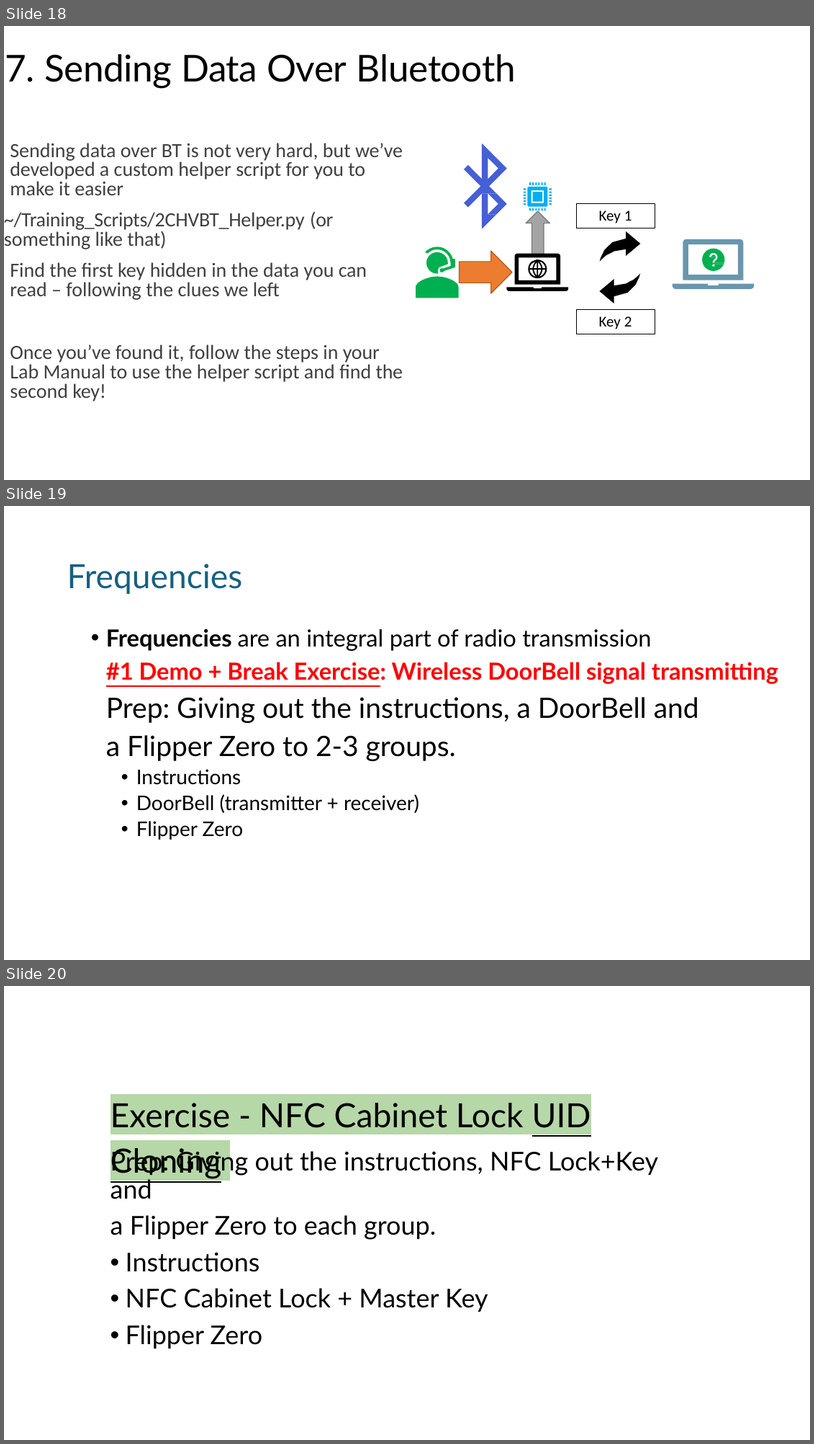
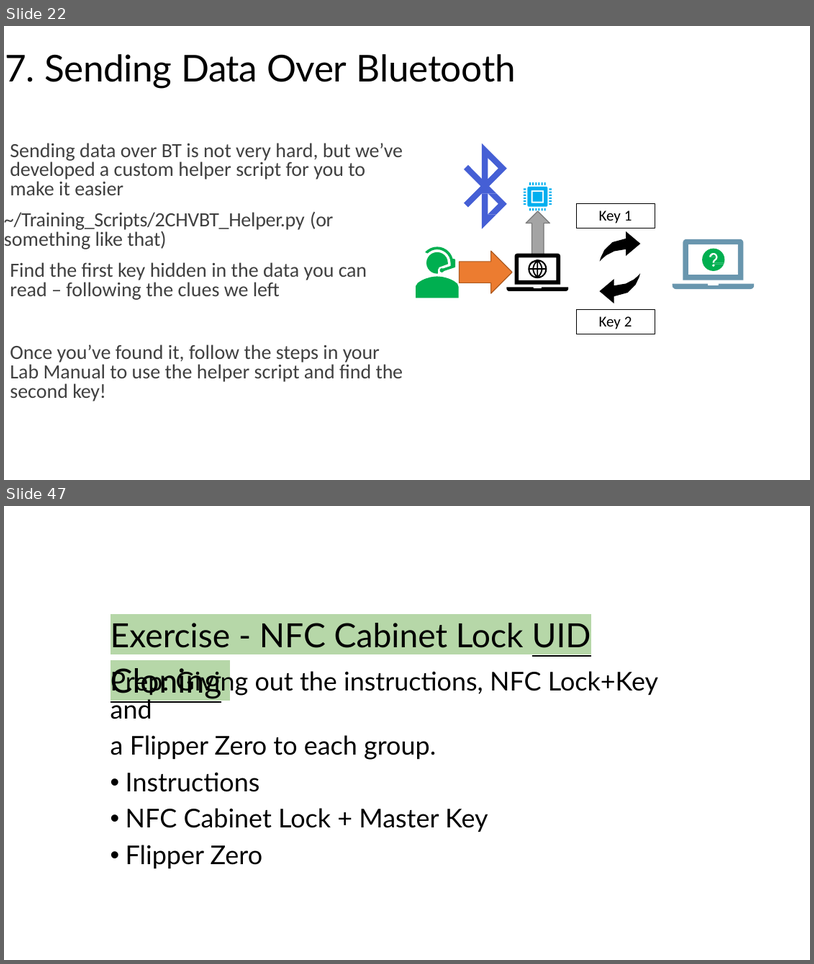
Before and after one commit to nprobert/AutoISAC-ACT-AdvWireless, a slide deck: ACT AdvancedWireless 2026.pptx. Shown one above the other, each under a label of ours: slides 18, 19 and 20 before the commit, slides 22 and 47 after it; the slides between them are not shown. The pictures are 814x1444 and 814x964 pixels, drawn with LibreOffice and Linux fonts; fonts in the diff are those of the drawing. Boxes give left, top, right and bottom in pixels: in the first picture for what was removed or moved away, otherwise in the second. Text is boxed around its words. In the diff, an @@ line names an element or a change of style, - is before the commit and + after.

```diff
--- a/ACT AdvancedWireless 2026.pptx
+++ b/ACT AdvancedWireless 2026.pptx
@@ slide 19 removed at [4, 506, 810, 960], background #FFFFFF @@
@@ title removed at [67, 564, 243, 594] @@
-Frequencies
@@ text removed at [106, 628, 779, 839] @@
-• Frequencies are an integral part of radio transmission
-#1 Demo + Break Exercise: Wireless DoorBell signal transmitting
-Prep: Giving out the instructions, a DoorBell and
-a Flipper Zero to 2-3 groups.
-  • Instructions
-  • DoorBell (transmitter + receiver)
-  • Flipper Zero
@@ what was slide 18 is now slide 22 @@
@@ what was slide 20 is now slide 47 @@
```
Also in this commit, not shown: 1 slide changed, 2 slides added, 1 other slide removed.
